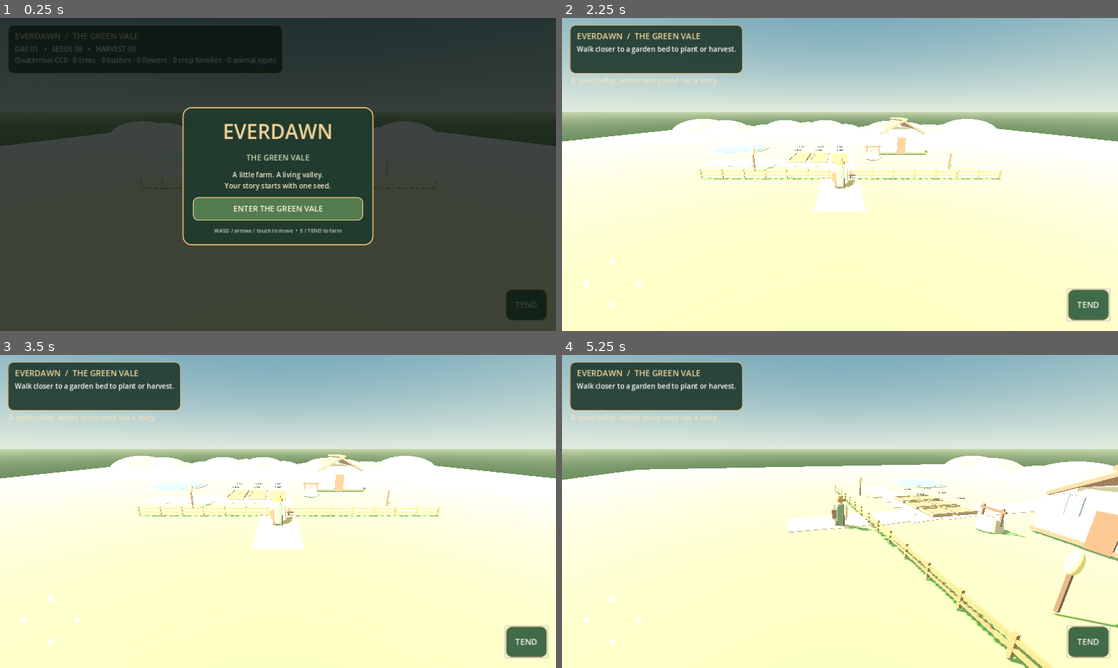
Above: before the commit, frames 1-4 (two rows, left to right).
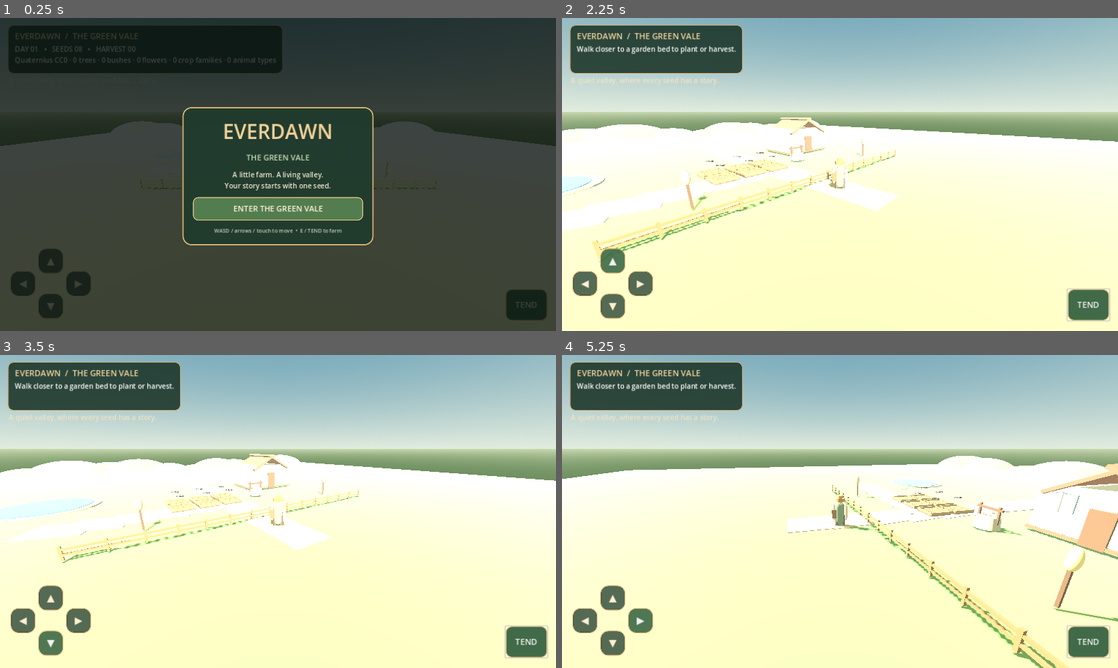
Above: after the commit, the same moments.

Repository: dehornedunikorn/postnukefarm
Game: Godot game, scene res://scenes/main.tscn
Same seed, same stepped clock (60 frames per second), same inputs: the game is played once before the commit and once after it.
Inputs (mouse positions are in pixels of both pictures, inside the frame that each line leads up to):
- Up to frame 1 (0.25 s): no input
- Up to frame 2 (2.25 s): click "ENTER THE GREEN VALE" at 0.5 s; click "TEND" at 1.25 s; click (612, 262) at 2 s, where only the run after the commit has a clickable "▲"
- Up to frame 3 (3.5 s): click (50, 642) at 2.75 s, where only the run after the commit has a clickable "▼"
- Up to frame 4 (5.25 s): click (584, 621) at 3.5 s, where only the run after the commit has a clickable "◀"; click (639, 621) at 4.25 s, where only the run after the commit has a clickable "▶"; tap Enter at 5 s; hold D (move_right) from 5.03 s (still down); tap E at 5.1 s

The runs differ from the first frame. In frame 1, 1.1% of the frame differs, in the area x 2-17%, y 73-96%; in frame 2, 9.8%, in the area x 0-100%, y 31-97%; in frame 3, 8.5%; in frame 4, 6.0%.

Commit message:
Replace invisible touch hit areas with visible styled mobile movement buttons

Diff:
--- a/game/scripts/world.gd
+++ b/game/scripts/world.gd
@@ -610,19 +610,28 @@
     menu_stack.add_child(controls)
 
 func _touch_button(parent: Control, caption: String, pos: Vector2, action: String) -> void:
-    var b := TouchScreenButton.new()
-    b.position = pos
-    b.action = action
-    b.visibility_mode = TouchScreenButton.VISIBILITY_ALWAYS
-    var shape := CircleShape2D.new()
-    shape.radius = 31
-    b.shape = shape
-    parent.add_child(b)
-    var label := Label.new()
-    label.text = caption
-    label.position = pos + Vector2(20, 12)
-    label.add_theme_font_size_override("font_size", 22)
-    parent.add_child(label)
+    var button := Button.new()
+    button.text = caption
+    button.position = pos
+    button.size = Vector2(58, 58)
+    button.focus_mode = Control.FOCUS_NONE
+    button.add_theme_font_size_override("font_size", 23)
+    button.add_theme_color_override("font_color", Color("#fff0d2"))
+    var normal := StyleBoxFlat.new()
+    normal.bg_color = Color("#203b2d", 0.76)
+    normal.border_color = Color("#d0ad72", 0.9)
+    normal.set_border_width_all(2)
+    normal.set_corner_radius_all(18)
+    button.add_theme_stylebox_override("normal", normal)
+    var hover := normal.duplicate() as StyleBoxFlat
+    hover.bg_color = Color("#416b48", 0.92)
+    button.add_theme_stylebox_override("hover", hover)
+    var pressed := normal.duplicate() as StyleBoxFlat
+    pressed.bg_color = Color("#71915b", 0.98)
+    button.add_theme_stylebox_override("pressed", pressed)
+    button.button_down.connect(func() -> void: Input.action_press(action))
+    button.button_up.connect(func() -> void: Input.action_release(action))
+    parent.add_child(button)
 
 func _interact_nearby() -> void:
     if player == null: return
